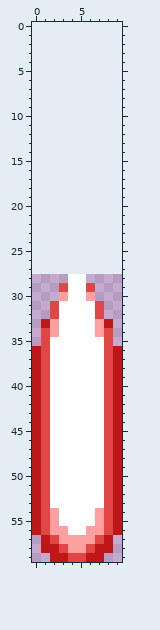
Edited in one commit: pixel-art file (Content/Bosses/KingSlime/KingSlimeCrownLaser.aseprite). This is how it looked before the edit.
10x32 pixels, 1 frame. The old version is drawn lined up with the new one, on the new canvas.
Once edited:
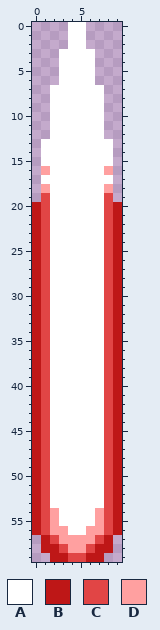
Palette (. is transparent): A #ffffff  B #be1717  C #e14545  D #ffa0a0
Changes in this commit:
canvas 10x32 -> 10x60, the old top-left corner now at 0,28
y 0..2: x 4..5 .. -> AA
y 3..6: x 3..6 .... -> AAAA
y 7..12: x 2..7 ...... -> AAAAAA
y 13..15: x 1..8 ........ -> AAAAAAAA
y 16: x 1..8 ........ -> DAAAAAAD
y 17: x 1..8 ........ -> AAAAAAAA
y 18: x 1..8 ........ -> DAAAAAAD
y 19: x 1..8 ........ -> CAAAAAAC
y 20..27: x 0..9 .......... -> BCAAAAAACB
y 28: x 0..3 .... -> BCAA; x 6..9 .... -> AACB
y 29: x 0..3 ...C -> BCAA; x 6..9 C... -> AACB
y 30: x 0..3 ...D -> BCAA; x 6..9 D... -> AACB
y 31..32: x 0..2 ..C -> BCA; x 7..9 C.. -> ACB
y 33: x 0..2 .BD -> BCA; x 7..9 DB. -> ACB
y 34: x 0 . -> B; x 2 D -> A; x 7 D -> A; x 9 . -> B
y 35: x 0 . -> B; x 9 . -> B
